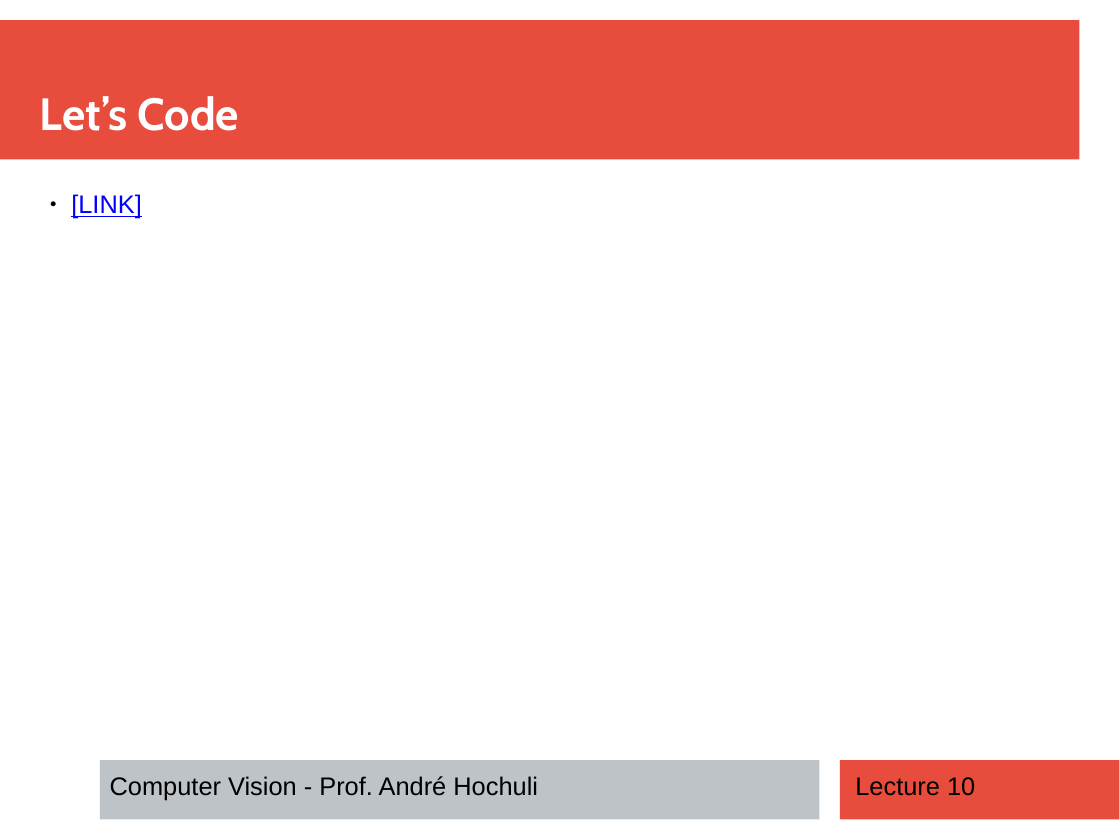
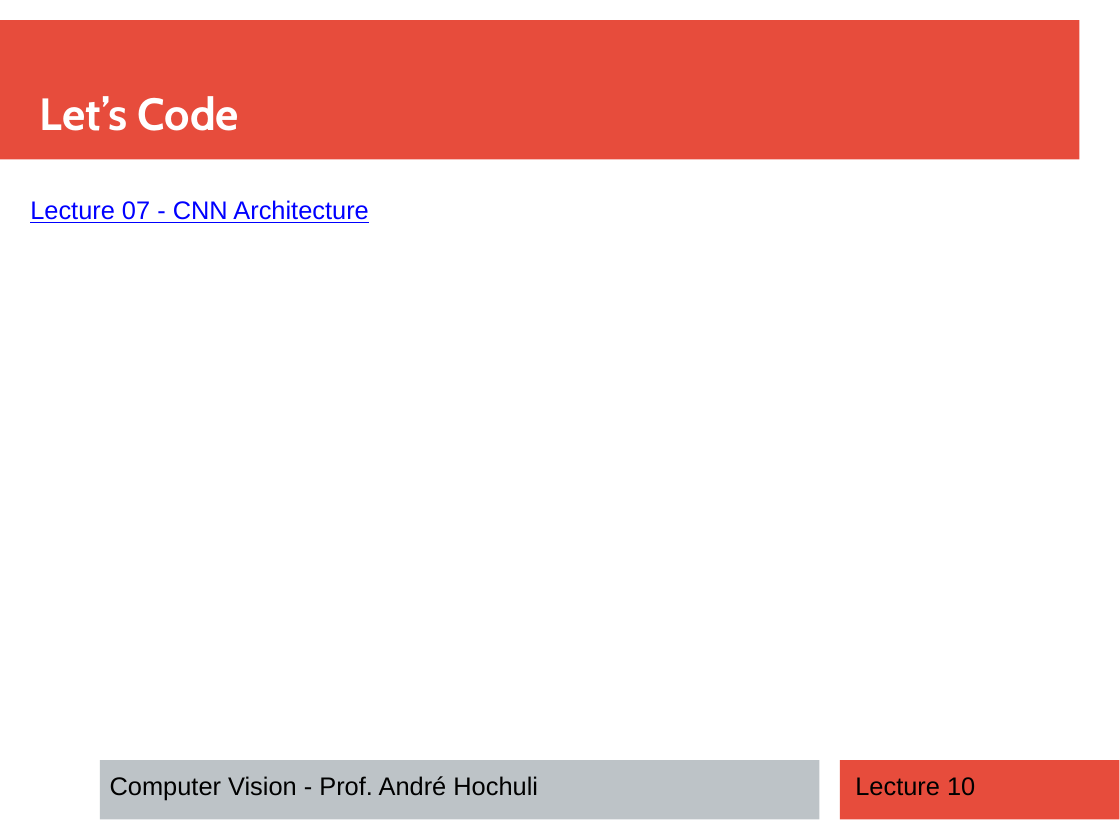
Before and after one commit to andrehochuli/teaching, a slide deck: slide 17 of ComputerVision/Lecture 07 - CNN Implementation/Lecture 07 -CNN Architecture.pptx (slide 16 before the commit). Drawn at 1120x840 pixels with LibreOffice and Linux fonts; fonts in the diff are those of the drawing. Boxes give left, top, right and bottom in pixels: in the first picture for what was removed or moved away, otherwise in the second. Text is boxed around its words. In the diff, an @@ line names an element or a change of style, - is before the commit and + after.

```diff
--- a/ComputerVision/Lecture 07 - CNN Implementation/Lecture 07 -CNN Architecture.pptx
+++ b/ComputerVision/Lecture 07 - CNN Implementation/Lecture 07 -CNN Architecture.pptx
@@ text added at (30, 200, 368, 223), 18 pt, text #0000FF, underline @@
+Lecture 07 - CNN Architecture
@@ text removed at (71, 194, 142, 219) @@
-● [LINK]
```
Also in this commit, not shown: 3 other slides changed, 1 slide added, 1 other file.
